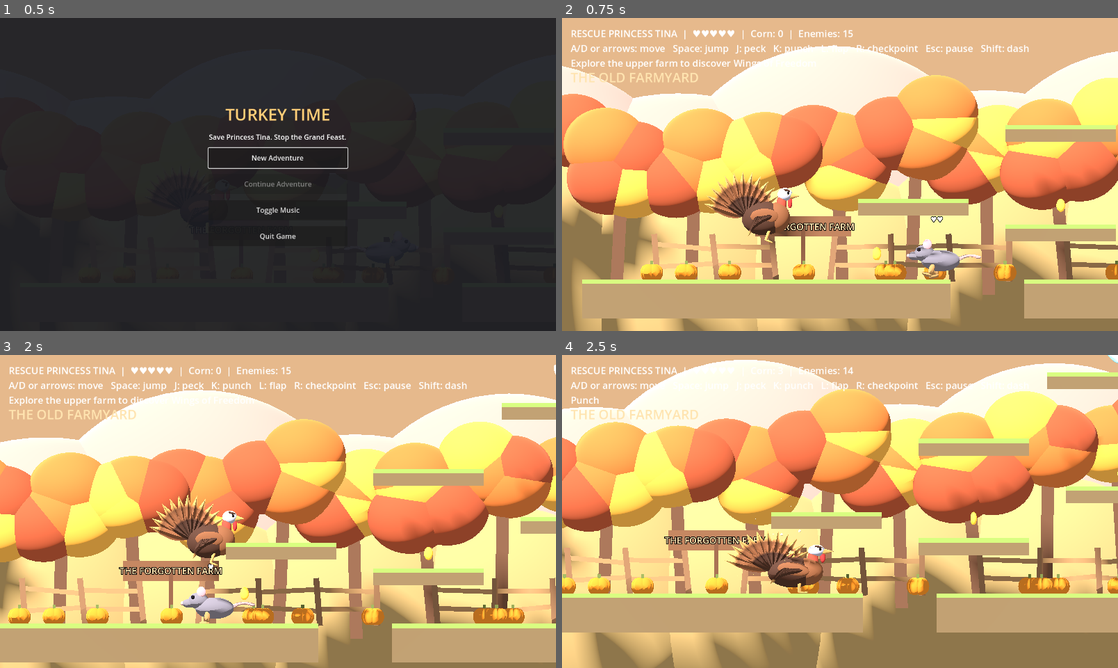
Above: before the commit, frames 1-4 (two rows, left to right).
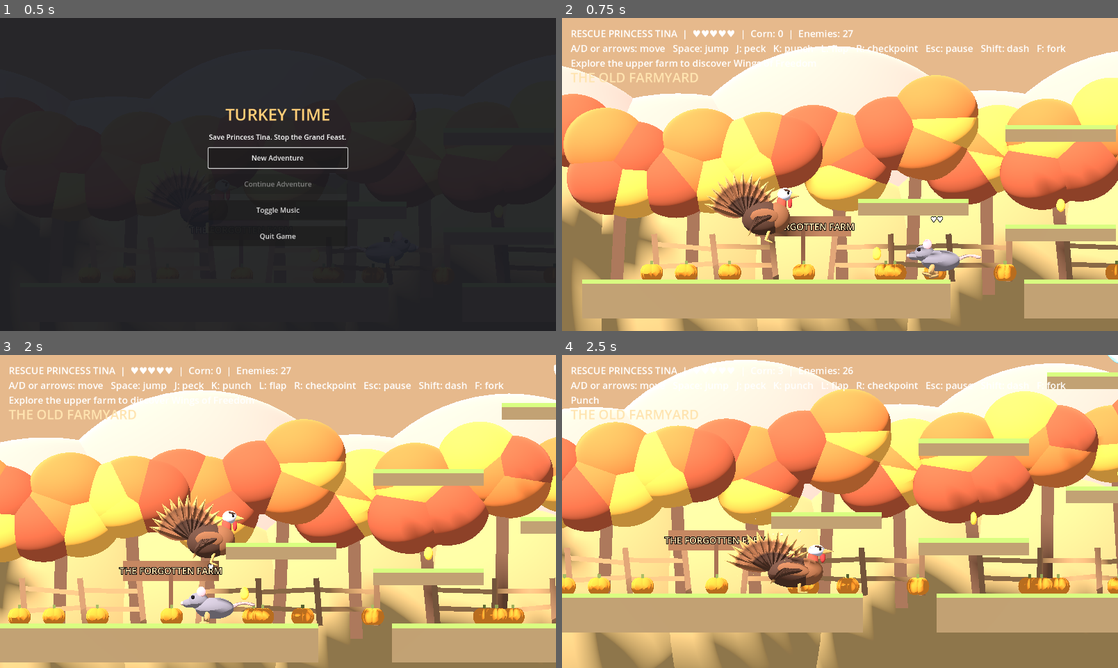
Above: after the commit, the same moments.

Repository: bowr39/TurkeyTime
Game: Godot game, scene res://main.tscn
Same seed, same stepped clock (60 frames per second), same inputs: the game is played once before the commit and once after it.
Inputs (mouse positions are in pixels of both pictures, inside the frame that each line leads up to):
- Up to frame 1 (0.5 s): no input
- Up to frame 2 (0.75 s): click "New Adventure" at 0.5 s
- Up to frame 3 (2 s): move the mouse to (250, 574) at 1.27 s; hold D from 1.28 s (still down); tap F at 1.35 s; click (250, 574) at 1.42 s; tap Space at 1.52, 1.82 s; tap J at 1.55 s
- Up to frame 4 (2.5 s): keep holding D; move the mouse to (1006, 558) at 2.02 s; tap J at 2.1 s; click (1006, 558) at 2.17 s; tap Space at 2.27 s; tap K at 2.3 s

Frame 1 is identical in both runs. In frame 2, less than 0.1% of the frame differs, in the area x 14-91%, y 3-16%; in frame 3, less than 0.1%; in frame 4, less than 0.1%.

Commit message:
Expand forest into four large subareas with double jump, ranged forks, bounce mushrooms, crates and camps

Diff:
--- a/main.gd
+++ b/main.gd
@@ -8,6 +8,16 @@
 var game_menu: CanvasLayer
 var collected: Array = []
 var defeated: Array = []
+var double_unlocked := false
+var double_ready := true
+var joy_jump_old := false
+var fork_unlocked := false
+var fork_timer := 0.0
+var forks: Array[Node3D] = []
+var crates: Array[Node3D] = []
+var mushrooms: Array[Node3D] = []
+var relics: Array[Node3D] = []
+var visited_camps: Array = []
 var lifts: Array[AnimatableBody3D] = []
 var bridges: Array[StaticBody3D] = []
 var hazards: Array[Node3D] = []
@@ -157,6 +167,59 @@
 		cone.height = 0.55
 		mesh(n,cone,Vector3(float(i-2)*0.4,0,0),Color("#7d858a"))
 	hazards.append(n)
+
+func expansion() -> void:
+	for i in range(12):
+		var x := 123.0+float(i)*14.0
+		platform(Vector3(x,-0.5,0),Vector3(10,1,5))
+		platform(Vector3(x+7,-5.5,0),Vector3(14,1,5))
+		platform(Vector3(x-3,2,0),Vector3(3,0.4,3))
+		platform(Vector3(x+1,4,0),Vector3(3,0.4,3))
+		platform(Vector3(x+5,6,0),Vector3(3,0.4,3))
+		platform(Vector3(x+8,-2.5,0),Vector3(2,0.4,3))
+		kernel(Vector3(x+5,6.8,0))
+		kernel(Vector3(x+7,-4.2,0))
+		var mushroom := Node3D.new()
+		add_child(mushroom)
+		mushroom.position = Vector3(x+3,0.4,0)
+		ball(mushroom,Vector3.ZERO,Vector3(1.4,0.55,1.2),Color("#e75a76"))
+		ball(mushroom,Vector3(0,0.25,0),Vector3(0.35,0.12,0.35),Color("#ffe4ae"))
+		mushrooms.append(mushroom)
+		var crate := Node3D.new()
+		add_child(crate)
+		crate.position = Vector3(x-2,0.6,0)
+		var box := BoxMesh.new()
+		box.size = Vector3(0.85,0.85,0.85)
+		mesh(crate,box,Vector3.ZERO,Color("#b67e43"))
+		crates.append(crate)
+		for j in range(3):
+			var tree_x := x+float(j-1)*4
+			var trunk := CylinderMesh.new()
+			trunk.height = 10
+			trunk.bottom_radius = 0.7
+			trunk.top_radius = 0.3
+			mesh(self,trunk,Vector3(tree_x,3,-5),Color("#554032"))
+			ball(self,Vector3(tree_x,8,-5),Vector3(6,5,4),Color("#456b50") if i<4 else Color("#795d91") if i<8 else Color("#a37a48"))
+		if i%3==1:
+			lift(Vector3(x+6,-4,0),Vector3(0,8,0),float(i))
+		if i%3==2:
+			spikes(Vector3(x+7,-4.7,0))
+	for i in range(2):
+		var n := Node3D.new()
+		add_child(n)
+		n.position = Vector3(124 if i==0 else 180,4.8,0)
+		n.set_meta("kind",i)
+		ball(n,Vector3.ZERO,Vector3(0.65,0.85,0.4),Color("#f4c9ff") if i==0 else Color("#c9e8ff"))
+		var label := Label3D.new()
+		n.add_child(label)
+		label.position.y = 0.8
+		label.text = "SILKEN FEATHERS" if i==0 else "THROWING FORK"
+		label.font_size = 40
+		label.pixel_size = 0.006
+		relics.append(n)
+	for x in [123.0,165.0,207.0,263.0]:
+		ball(self,Vector3(x,0.3,-0.8),Vector3(1.2,0.35,0.8),Color("#e8cb71"))
+	platform(Vector3(282,-0.5,0),Vector3(12,1,5))
 
 func _ready() -> void:
 	var env := WorldEnvironment.new()
@@ -261,10 +324,11 @@
 	add_child(preload("res://farmstead.gd").new())
 	ball(self,Vector3(17,0.3,-0.8),Vector3(1.2,0.35,0.8),Color("#e8cb71"))
 	ball(self,Vector3(47,-3.2,-0.8),Vector3(1.2,0.35,0.8),Color("#e8cb71"))
+	expansion()
 	player = actor(spawn)
 	turkey = preload("res://timmy_model.gd").new()
 	player.add_child(turkey)
-	for x in [5.0, 16.0, 25.0, 34.0, 46.0, 51.0, 65.0, 9.0, 14.0, 27.0, 37.0, 45.0, 78.0, 96.0, 113.0]:
+	for x in [5.0, 16.0, 25.0, 34.0, 46.0, 51.0, 65.0, 9.0, 14.0, 27.0, 37.0, 45.0, 78.0, 96.0, 113.0, 121.0, 137.0, 151.0, 163.0, 177.0, 191.0, 205.0, 219.0, 233.0, 247.0, 261.0, 279.0]:
 		var e := actor(Vector3(x,-3.2 if x==9.0 or x==14.0 else -2.8 if x>43 and x<54 else 1.0,0))
 		var is_boss: bool = x == 65.0
 		var kind := 2 if is_boss else enemies.size()%3
@@ -329,7 +393,7 @@
 	var file := FileAccess.open("user://turkey_time.save",FileAccess.WRITE)
 	if file==null:
 		return
-	file.store_var({"spawn":spawn,"corn":corn,"max_hp":max_hp," …(182 unchanged characters)… ":shortcut_open,"woods":woods_checkpoint})
+	file.store_var({"spawn":spawn,"corn":corn,"max_hp":max_hp," …(182 unchanged characters)… ":shortcut_open,"woods":woods_checkpoint,"double":double_unlocked,"fork":fork_unlocked,"camps":visited_camps})
 
 func load_progress() -> void:
 	var file := FileAccess.open("user://turkey_time.save",FileAccess.READ)
@@ -341,6 +405,12 @@
 	spawn = data.get("spawn",Vector3(0,2,0))
 	corn = int(data.get("corn",0))
 	dash_unlocked = bool(data.get("dash",false))
+	double_unlocked = bool(data.get("double",false))
+	fork_unlocked = bool(data.get("fork",false))
+	visited_camps = data.get("camps",[])
+	for n: Node3D in relics:
+		if (int(n.get_meta("kind"))==0 and double_unlocked) or (int(n.get_meta("kind"))==1 and fork_unlocked):
+			n.hide()
 	shortcut_open = bool(data.get("shortcut",false))
 	woods_checkpoint = bool(data.get("woods",false))
 	if shortcut_open and is_instance_valid(shortcut):
@@ -393,6 +463,12 @@
 		secret_open = true
 		secret_wall.queue_free()
 		burst(Vector3(34.8,6.7,0),Color("#b88b56"),18)
+	for n: Node3D in crates.duplicate():
+		if n.position.distance_to(player.position)<reach+0.5 and kind!="Flap":
+			burst(n.position,Color("#c58c50"),14)
+			corn += 2
+			crates.erase(n)
+			n.queue_free()
 	for e: CharacterBody3D in enemies.duplicate():
 		var delta: Vector3 = e.position - player.position
 		if absf(delta.y) < 1.4 and absf(delta.x) <= reach+(0.4 if bool(e.get_meta("boss")) else 0.0) and delta.x*facing >= -0.15:
@@ -495,8 +571,17 @@
 	if axis != 0:
 		facing = signf(axis)
 	turkey.rotation.y = 0 if facing > 0 else PI
-	var jump := pressed(KEY_SPACE)
-	if jump or Input.is_joy_button_pressed(0,JOY_BUTTON_A):
+	var joy_jump := Input.is_joy_button_pressed(0,JOY_BUTTON_A)
+	var jump := pressed(KEY_SPACE) or (joy_jump and not joy_jump_old)
+	joy_jump_old = joy_jump
+	if player.is_on_floor():
+		double_ready = true
+	if jump and double_unlocked and double_ready and not player.is_on_floor() and coyote<=0:
+		double_ready = false
+		player.velocity.y = 11.5
+		burst(player.position,Color("#f4c9ff"),12)
+		jump = false
+	if jump:
 		jump_buffer = 0.13
 	else:
 		jump_buffer = maxf(0,jump_buffer-dt)
@@ -534,6 +619,64 @@
 		player.velocity = Vector3(dash_direction*28,0,0)
 	player.move_and_slide()
 	player.position.z = 0
+	for n: Node3D in mushrooms:
+		if player.velocity.y<=0 and absf(player.position.x-n.position.x)<0.7 and absf(player.position.y-n.position.y)<0.8:
+			player.velocity.y = 17
+			burst(n.position,Color("#f4c9ff"),8)
+	for n: Node3D in relics:
+		if n.visible and player.position.distance_to(n.position)<1.2:
+			if int(n.get_meta("kind"))==0:
+				double_unlocked = true
+			else:
+				fork_unlocked = true
+			n.hide()
+			burst(n.position,Color("#f4c9ff"),25)
+			save_progress()
+	for x in [123.0,165.0,207.0,263.0]:
+		if not visited_camps.has(x) and absf(player.position.x-x)<1.2 and absf(player.position.y)<2:
+			visited_camps.append(x)
+			spawn = Vector3(x,1.5,0)
+			hp = max_hp
+			save_progress()
+	fork_timer = maxf(0,fork_timer-dt)
+	if fork_unlocked and fork_timer<=0 and (pressed(KEY_F) or Input.is_joy_button_pressed(0,JOY_BUTTON_LEFT_SHOULDER)):
+		fork_timer = 0.35
+		var n := Node3D.new()
+		add_child(n)
+		n.position = player.position+Vector3(facing*0.6,0.1,0)
+		var handle := BoxMesh.new()
+		handle.size = Vector3(0.65,0.08,0.08)
+		mesh(n,handle,Vector3.ZERO,Color("#dce4ed"))
+		for i in range(3):
+			var tine := BoxMesh.new()
+			tine.size = Vector3(0.25,0.035,0.035)
+			mesh(n,tine,Vector3(facing*0.4,float(i-1)*0.09,0),Color("#dce4ed"))
+		n.set_meta("velocity",facing*22)
+		n.set_meta("life",0.55)
+		forks.append(n)
+	for n: Node3D in forks.duplicate():
+		n.position.x += float(n.get_meta("velocity"))*dt
+		var life: float = float(n.get_meta("life"))-dt
+		for e: CharacterBody3D in enemies.duplicate():
+			if e.position.distance_to(n.position)<0.8:
+				e.set_meta("hp",int(e.get_meta("hp"))-1)
+				e.set_meta("stun",0.2)
+				burst(e.position,Color("#dce4ed"),8)
+				if int(e.get_meta("hp"))<=0:
+					if bool(e.get_meta("boss")):
+						boss_done = true
+						if is_instance_valid(gate):
+							gate.queue_free()
+					defeated.append(e.get_meta("home"))
+					enemies.erase(e)
+					e.queue_free()
+					corn += 2
+				life = 0
+				break
+		n.set_meta("life",life)
+		if life<=0:
+			forks.erase(n)
+			n.queue_free()
 	if pressed(KEY_J) or Input.is_mouse_button_pressed(MOUSE_BUTTON_LEFT) or Input.is_joy_button_pressed(0,JOY_BUTTON_X):
 		attack("Peck",1.3,1,3)
 	if pressed(KEY_K) or Input.is_mouse_button_pressed(MOUSE_BUTTON_RIGHT) or Input.is_joy_button_pressed(0,JOY_BUTTON_Y):
@@ -554,13 +697,13 @@
 		hp = max_hp
 		game_menu.call("sound","checkpoint")
 		save_progress()
-	var next_region := "THE OLD FARMYARD" if player.position.x< …(177 unchanged characters)… osition.x<74 else "THE WHISPERING WOODS"
+	var next_region := "THE OLD FARMYARD" if player.position.x< …(177 unchanged characters)… osition.x<74 else "THE WHISPERING WOODS" if player.position.x<119 else "THE HOLLOW OAK" if player.position.x<161 else "MUSHROOM GROTTO" if player.position.x<203 else "HUNTER’S CAMP" if player.position.x<245 else "ANCIENT RUINS"
 	if next_region!=region:
 		region = next_region
 		region_timer = 3.5
 	region_timer = maxf(0,region_timer-dt)
 	region_label.text = region if region_timer>0 else ""
-	player.position.x = clampf(player.position.x,-4.5,117.5)
+	player.position.x = clampf(player.position.x,-4.5,287.5)
 	for e in enemies:
 		var home: float = e.get_meta("home")
 		var kind: int = e.get_meta("kind")
@@ -633,4 +776,4 @@
 		camera.position.x += randf_range(-0.08,0.08)
 		camera.position.y += randf_range(-0.08,0.08)
 	boss_label.text = "IRON ROOSTER  "+str(boss.get_meta("hp"))+"/14" if is_instance_valid(boss) and not boss_done and player.position.x>58 else "IRON ROOSTER DEFEATED — ROAD OPEN" if boss_done and player.position.x>58 and player.position.x<74 else ""
-	hud.text = "RESCUE PRINCESS TINA  |  %s  |  Corn: %d  |  En …(78 unchanged characters)… R: checkpoint   Esc: pause   Shift: dash\n%s" % ["♥".repeat(hp)+"♡".repeat(max_h …(200 unchanged characters)…
+	hud.text = "RESCUE PRINCESS TINA  |  %s  |  Corn: %d  |  En …(78 unchanged characters)… R: checkpoint   Esc: pause   Shift: dash   F: fork\n%s" % ["♥".repeat(hp)+"♡".repeat(max_h …(200 unchanged characters)…
